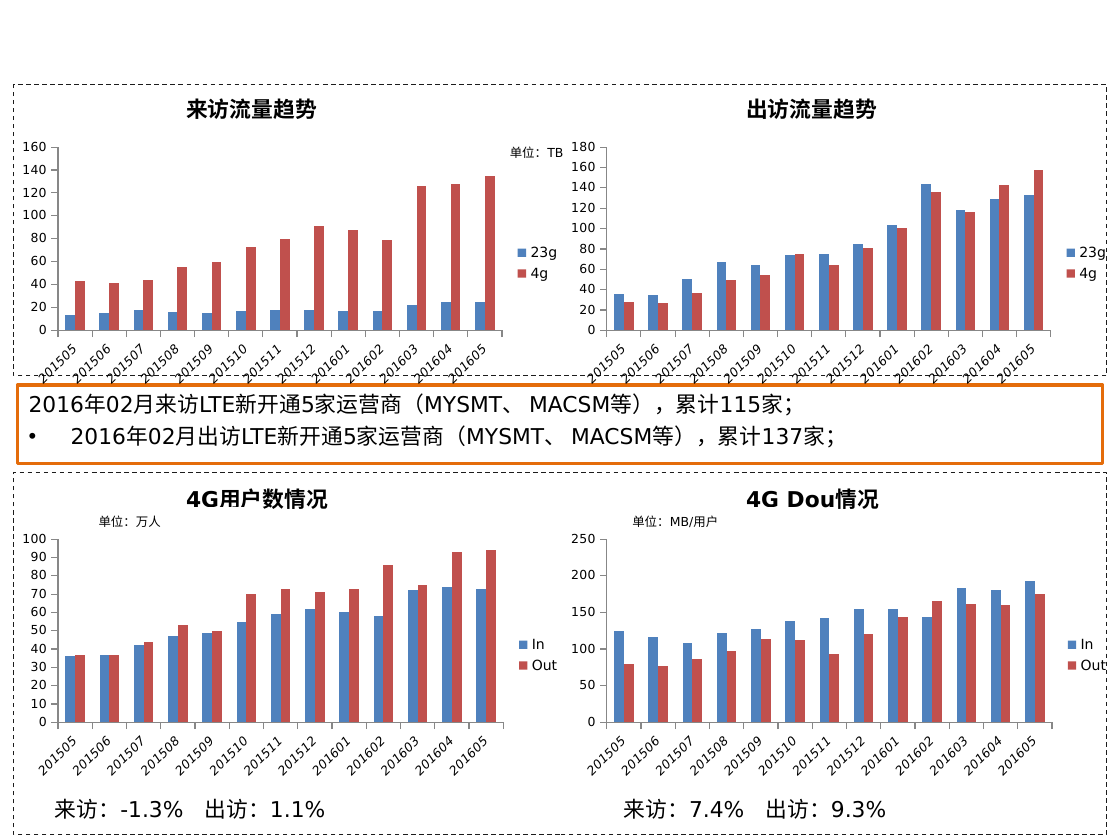
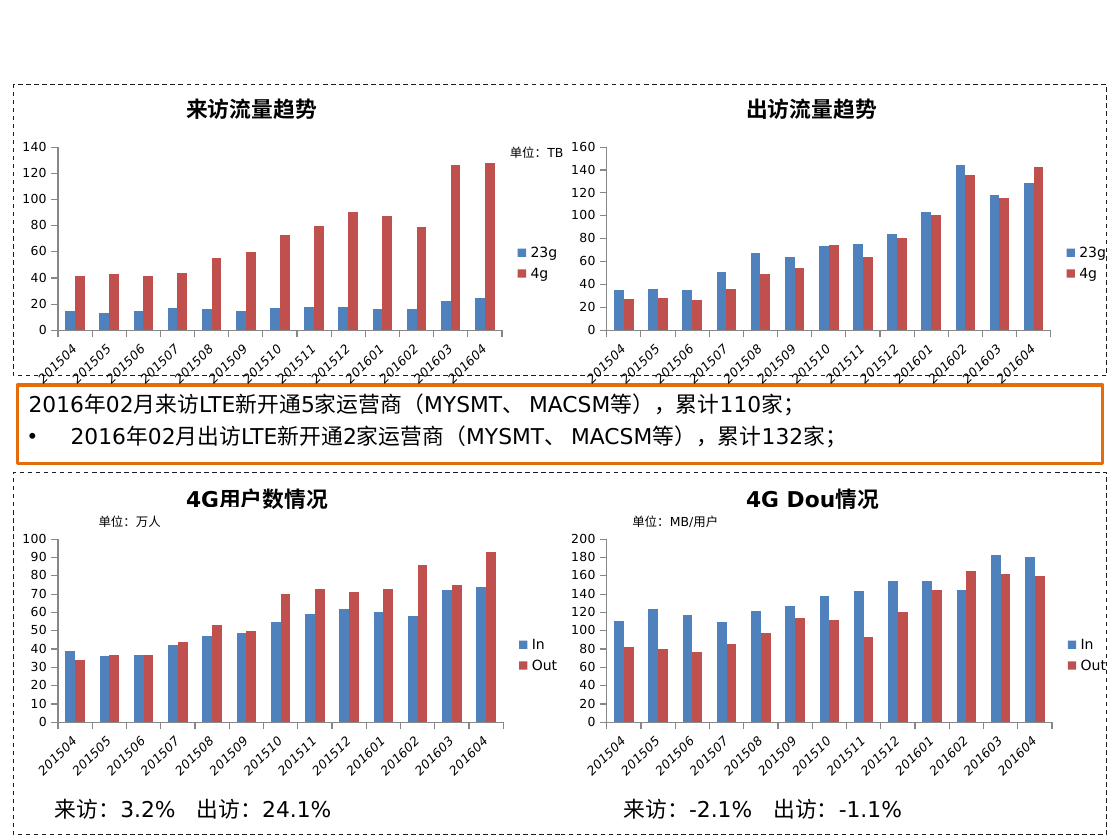
Before and after one commit to zsu13579/pptgen, a slide deck: slide 14 of dist/report1.pptx. Drawn at 1120x840 pixels with LibreOffice and Linux fonts; fonts in the diff are those of the drawing; background and template pictures are left out. Boxes give left, top, right and bottom in pixels: in the first picture for what was removed or moved away, otherwise in the second. Text is boxed around its words. In the diff, an @@ line names an element or a change of style, - is before the commit and + after.

```diff
--- a/dist/report1.pptx
+++ b/dist/report1.pptx
@@ column chart at box(11, 134, 571, 392) @@
-categories: 201505, 201506, 201507, 201508, 201509, 201510, 201511, 201512, 201601, 201602, 201603, 201604, 201605
+categories: 201504, 201505, 201506, 201507, 201508, 201509, 201510, 201511, 201512, 201601, 201602, 201603, 201604
-23g: 14, 15, 17, 16, 15, 17, 18, 18, 17, 17, 22, 25, 25
+23g: 15, 14, 15, 17, 16, 15, 17, 18, 18, 17, 17, 22, 25
-4g: 43, 41, 44, 55, 60, 73, 80, 91, 87, 79, 126, 128, 135
+4g: 41, 43, 41, 44, 55, 60, 73, 80, 91, 87, 79, 126, 128
@@ column chart at box(560, 134, 1120, 392) @@
-categories: 201505, 201506, 201507, 201508, 201509, 201510, 201511, 201512, 201601, 201602, 201603, 201604, 201605
+categories: 201504, 201505, 201506, 201507, 201508, 201509, 201510, 201511, 201512, 201601, 201602, 201603, 201604
-23g: 36, 35, 51, 67, 64, 74, 75, 84, 104, 144, 119, 129, 133
+23g: 35, 36, 35, 51, 67, 64, 74, 75, 84, 104, 144, 119, 129
-4g: 28, 27, 36, 50, 54, 75, 64, 80, 101, 136, 116, 142, 157
+4g: 27, 28, 27, 36, 50, 54, 75, 64, 80, 101, 136, 116, 142
@@ text at box(29, 394, 847, 448): text changed @@
-• 2016年02月来访LTE新开通5家运营商（MYSMT、 MACSM等），累计115家； 2016年02月出访LTE新开通5家运营商（MYSMT、 MACSM等），累计137家；
+• 2016年02月来访LTE新开通5家运营商（MYSMT、 MACSM等），累计110家； 2016年02月出访LTE新开通2家运营商（MYSMT、 MACSM等），累计132家；
@@ column chart at box(11, 526, 571, 784) @@
-categories: 201505, 201506, 201507, 201508, 201509, 201510, 201511, 201512, 201601, 201602, 201603, 201604, 201605
+categories: 201504, 201505, 201506, 201507, 201508, 201509, 201510, 201511, 201512, 201601, 201602, 201603, 201604
-In: 36, 37, 42, 47, 49, 55, 59, 62, 60, 58, 72, 74, 73
+In: 39, 36, 37, 42, 47, 49, 55, 59, 62, 60, 58, 72, 74
-Out: 37, 37, 44, 53, 50, 70, 73, 71, 73, 86, 75, 93, 94
+Out: 34, 37, 37, 44, 53, 50, 70, 73, 71, 73, 86, 75, 93
@@ column chart at box(560, 526, 1120, 784) @@
-categories: 201505, 201506, 201507, 201508, 201509, 201510, 201511, 201512, 201601, 201602, 201603, 201604, 201605
+categories: 201504, 201505, 201506, 201507, 201508, 201509, 201510, 201511, 201512, 201601, 201602, 201603, 201604
-In: 124, 117, 109, 122, 127, 138, 143, 154, 154, 144, 183, 180, 193
+In: 111, 124, 117, 109, 122, 127, 138, 143, 154, 154, 144, 183, 180
-Out: 80, 77, 86, 98, 114, 112, 93, 120, 144, 165, 162, 160, 175
+Out: 82, 80, 77, 86, 98, 114, 112, 93, 120, 144, 165, 162, 160
@@ text at box(55, 798, 332, 819): text changed @@
-来访：-1.3% 出访：1.1%
+来访：3.2% 出访：24.1%
@@ text at box(624, 798, 902, 819): text changed @@
-来访：7.4% 出访：9.3%
+来访：-2.1% 出访：-1.1%
```
Also in this commit, not shown: 13 other slides changed, 5 other files.
